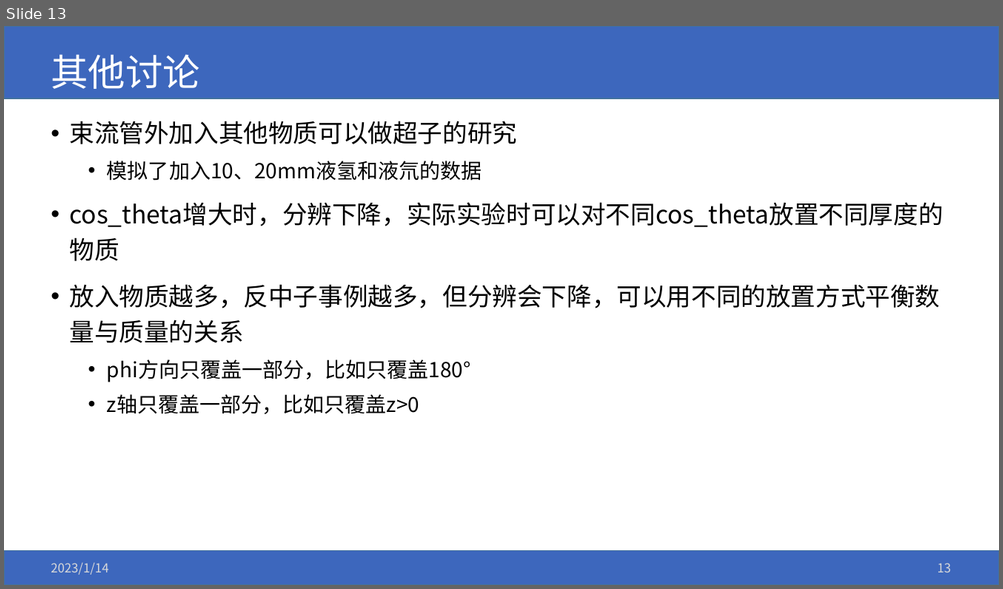
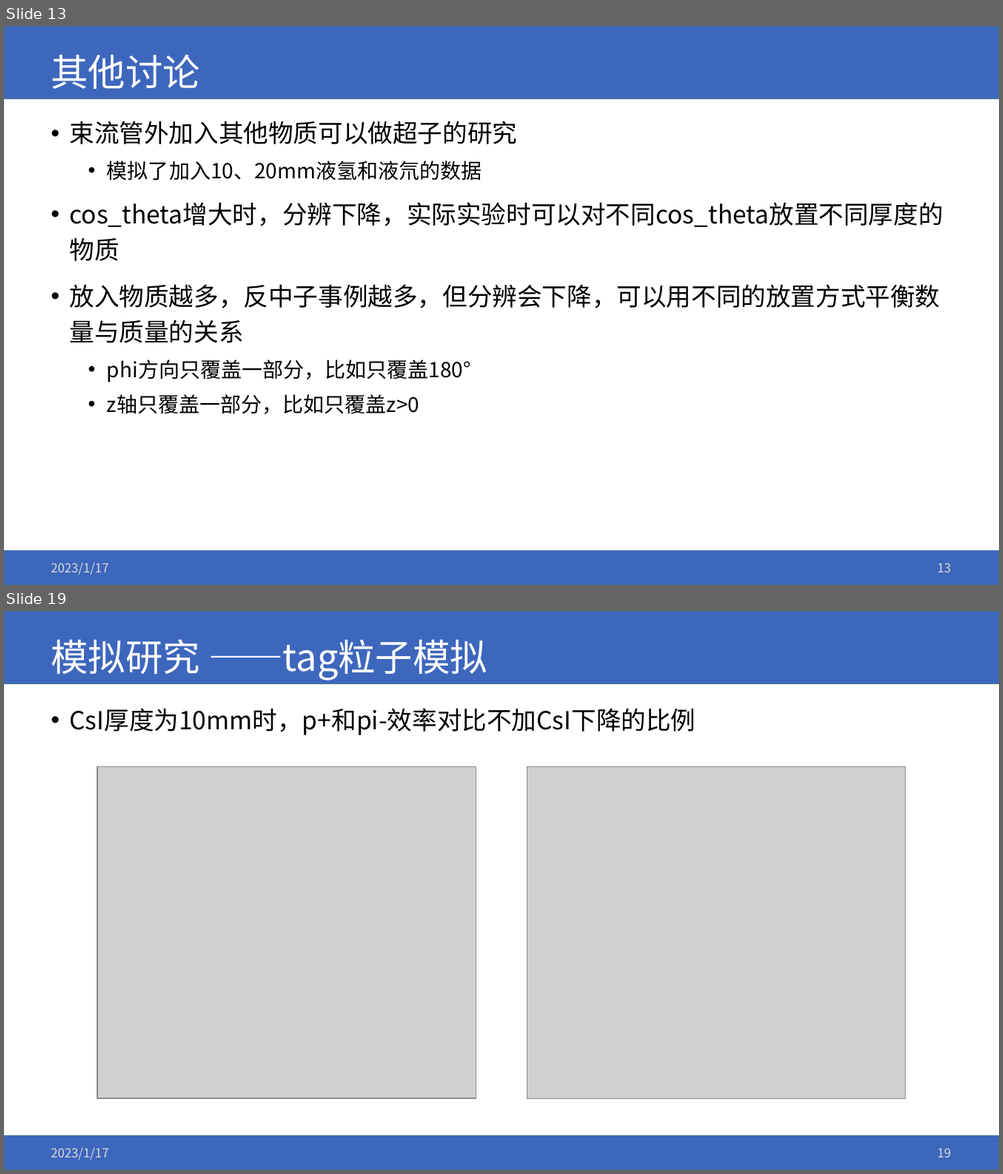
Before and after one commit to yuansicheng/bes3_add_layer, a slide deck: bes3_n0_source.pptx. Shown one above the other, each under a label of ours: slide 13 before the commit, slides 13 and 19 after it; the slides between them are not shown. The pictures are 1003x589 and 1003x1174 pixels, drawn with LibreOffice and Linux fonts; fonts in the diff are those of the drawing; grey boxes stand for pictures; background and template pictures are left out. Boxes give left, top, right and bottom in pixels: in the first picture for what was removed or moved away, otherwise in the second. Text is boxed around its words. In the diff, an @@ line names an element or a change of style, - is before the commit and + after.

```diff
--- a/bes3_n0_source.pptx
+++ b/bes3_n0_source.pptx
@@ slide 19 added at (4,611,999,1170), background #FFFFFF; not listed: 2 template elements that a slide beside it also shows @@
@@ title added at (51,639,487,681), 36 pt, text #FFFFFF @@
+模拟研究 ——tag粒子模拟
@@ text added at (69,708,695,735), 24 pt, text #000000 @@
+• CsI厚度为10mm时，p+和pi-效率对比不加CsI下降的比例
@@ picture added at (97,767,476,1099) @@
@@ picture added at (527,767,906,1099) @@
@@ text added at (51,1148,108,1160), 12 pt, text #D9D9D9 @@
+2023/1/17
@@ page number added at (937,1148,951,1158), 12 pt, text #D9D9D9 @@
+19
@@ slide 13 changed as well @@
@@ text at (51,563,108,575): text changed @@
-2023/1/14
+2023/1/17
```
Also in this commit, not shown: 11 other slides changed, 5 other slides added, 37 other files.
